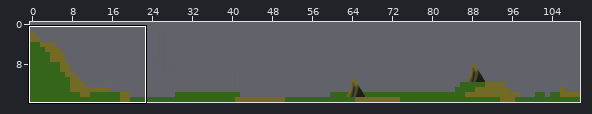
Tiled map, stored at Content/Level1-layout.tmx. Above, an overview of the earlier version with the close-up marked.
Close-up. The starting point:
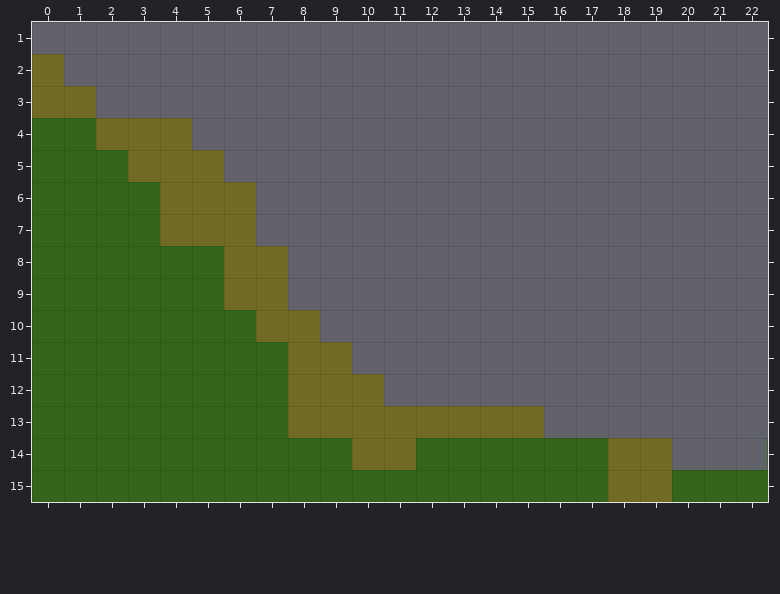
Cells are 64x64 px. Shown: x 0..22, y 1..15. The commit also changed other parts of the map, which this record leaves out.
Once edited:
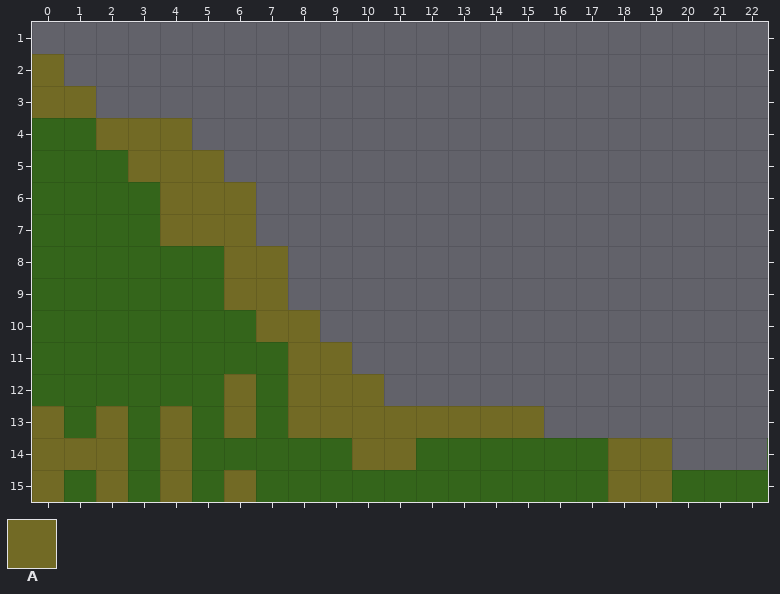
Key: from "tileset": A 3.
_ is an empty cell.
The exact change:
{"where": "layer \"Tile FG\""}
{"y":12,"x":6,"old":"_","new":"A"}
{"y":13,"x":0,"old":"_","new":"A"}
{"y":13,"x":2,"old":"_","new":"A"}
{"y":13,"x":4,"old":"_","new":"A"}
{"y":13,"x":6,"old":"_","new":"A"}
{"y":14,"x":0,"old":"___","new":"AAA"}
{"y":14,"x":4,"old":"_","new":"A"}
{"y":15,"x":0,"old":"_","new":"A"}
{"y":15,"x":2,"old":"_","new":"A"}
{"y":15,"x":4,"old":"_","new":"A"}
{"y":15,"x":6,"old":"_","new":"A"}
{"label":"added","picture_box":[224,374,256,438]}
{"label":"added","picture_box":[32,406,128,502]}
{"label":"added","picture_box":[160,406,192,502]}
{"label":"added","picture_box":[224,470,256,502]}
